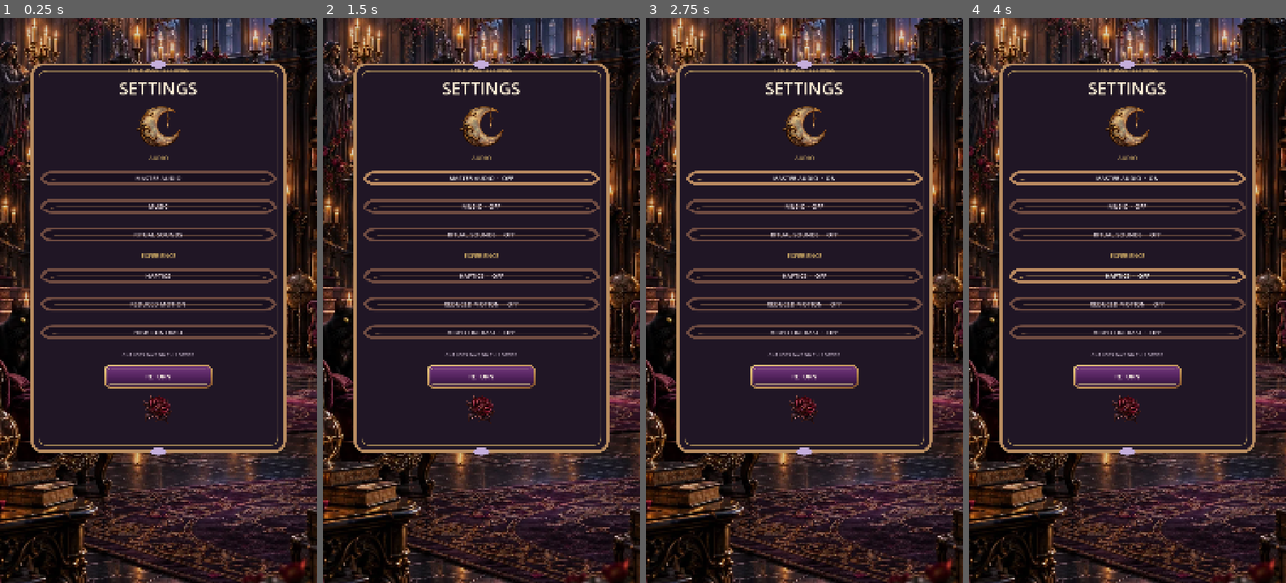
Above: before the commit, frames 1-4 (left to right).
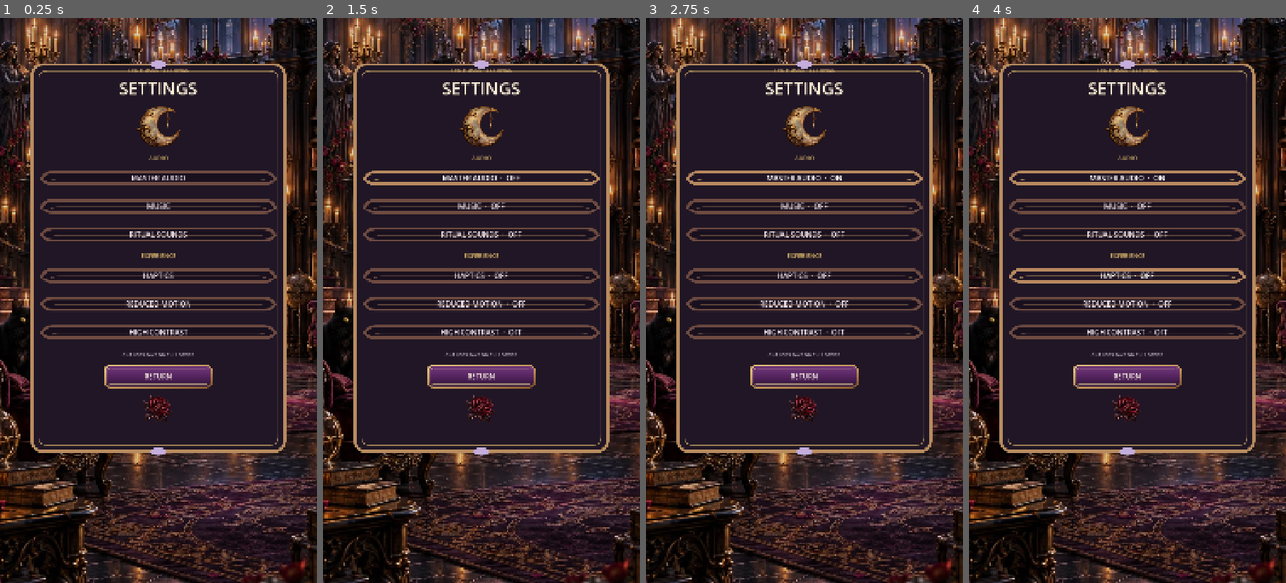
Above: after the commit, the same moments.

Repository: Jay-prodesign/akilta-match3
Game: Godot game, scene res://src/ui/settings/settings_panel.tscn
The game is run twice, just before and just after one commit, with the same random seed, the same clock (stepped at 60 frames per second) and the same inputs. This scene is started directly instead of the project's main scene.
Inputs:
- Up to frame 1 (0.25 s): no input
- Up to frame 2 (1.5 s): click "MASTER AUDIO" at 0.5 s; click "MASTER AUDIO · ON" at 1.25 s
- Up to frame 3 (2.75 s): click "MASTER AUDIO · OFF" at 2 s
- Up to frame 4 (4 s): click "HAPTICS · OFF" at 2.75 s; click "HAPTICS · ON" at 3.5 s

The runs differ from the first frame. In frame 1, 0.8% of the frame differs, in the area x 40-60%, y 27-65%; in frame 2, 1.0%; in frame 3, 1.0%; in frame 4, 1.0%, in the area x 36-64%, y 27-65%.

Commit message:
Raise Settings ritual-list readability at mobile scale

Diff:
--- a/src/ui/settings/settings_panel.gd
+++ b/src/ui/settings/settings_panel.gd
@@ -149,7 +149,7 @@
 		ProductionChrome.apply_action_button(close_button, "primary", "settings_return")
 	close_button.add_theme_color_override("font_color", Color("#FFF7E8"))
 	close_button.add_theme_color_override("font_hover_color", Color("#FFFFFF"))
-	close_button.add_theme_font_size_override("font_size", 22)
+	close_button.add_theme_font_size_override("font_size", 24)
 
 func _style_toggle(toggle: Button) -> void:
 	if toggle == null:
@@ -164,7 +164,7 @@
 		ProductionChrome.apply_interactive_button(toggle, toggle.button_pressed, "settings_toggle")
 	toggle.add_theme_color_override("font_color", Color("#FFFFFF") if _high_contrast else Color("#E8DCE4"))
 	toggle.add_theme_color_override("font_hover_color", Color("#FFFFFF"))
-	toggle.add_theme_font_size_override("font_size", 21)
+	toggle.add_theme_font_size_override("font_size", 25)
 
 func _wire_tactile_controls() -> void:
 	for control in [master_toggle, music_toggle, sfx_toggle, haptics_toggle, reduced_toggle, contrast_toggle, close_button]:
